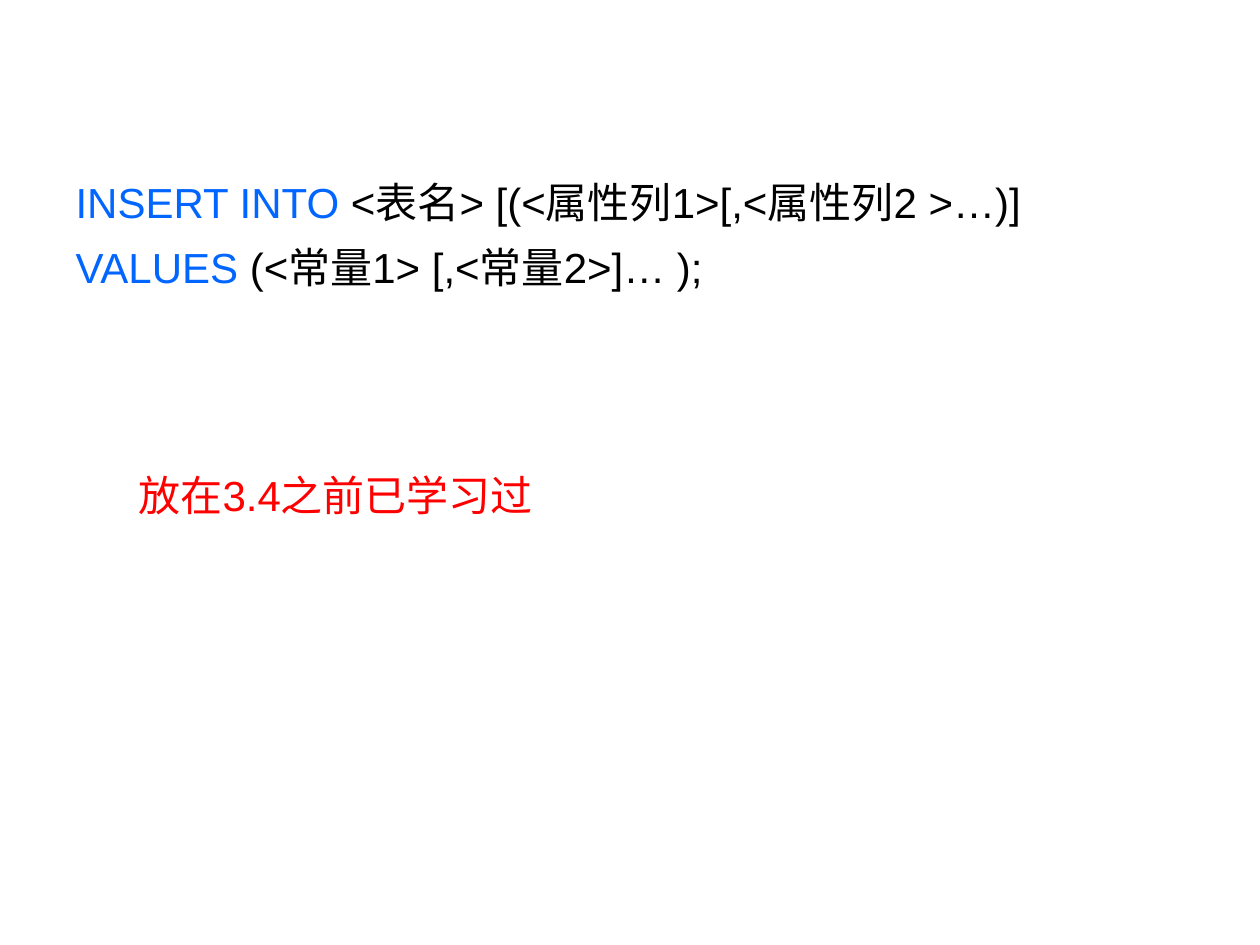
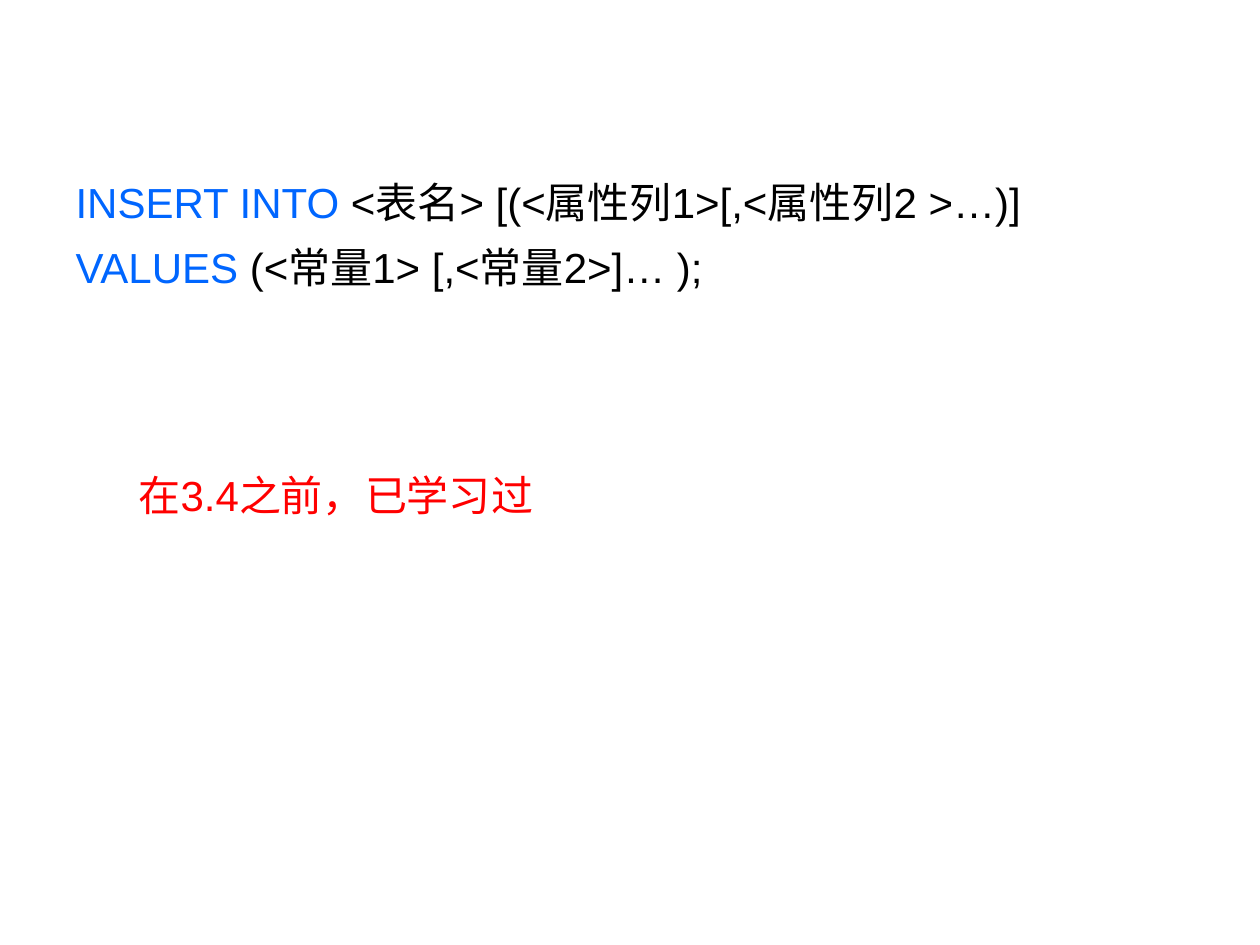
Before and after one commit to HBU/DataBase, a slide deck: slide 5 of PPT/PPT2020/DB第03章（3）-2020.pptx. Drawn at 1260x945 pixels with LibreOffice and Linux fonts; fonts in the diff are those of the drawing; background and template pictures are left out. Boxes give left, top, right and bottom in pixels: in the first picture for what was removed or moved away, otherwise in the second. Text is boxed around its words. In the diff, an @@ line names an element or a change of style, - is before the commit and + after.

```diff
--- a/PPT/PPT2020/DB第03章（3）-2020.pptx
+++ b/PPT/PPT2020/DB第03章（3）-2020.pptx
@@ text at <box>139,475,533,516</box>: text changed @@
-  放在3.4之前已学习过
+  在3.4之前，已学习过
```
Also in this commit, not shown: 1 other slide changed, 3 other files.
